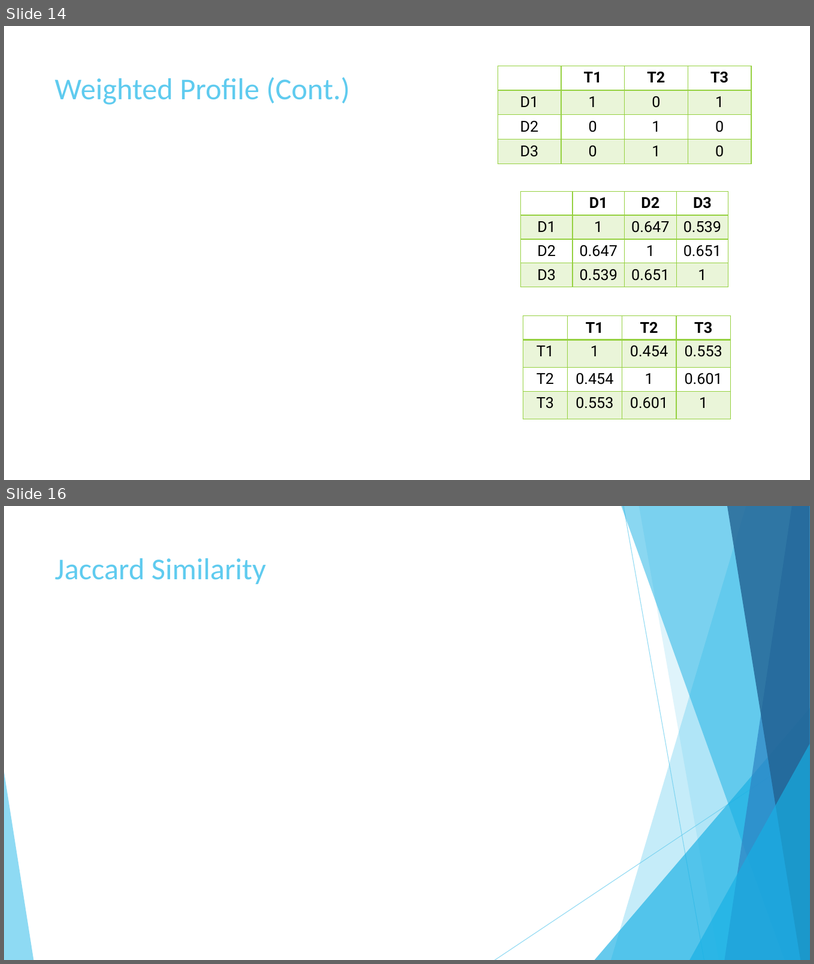
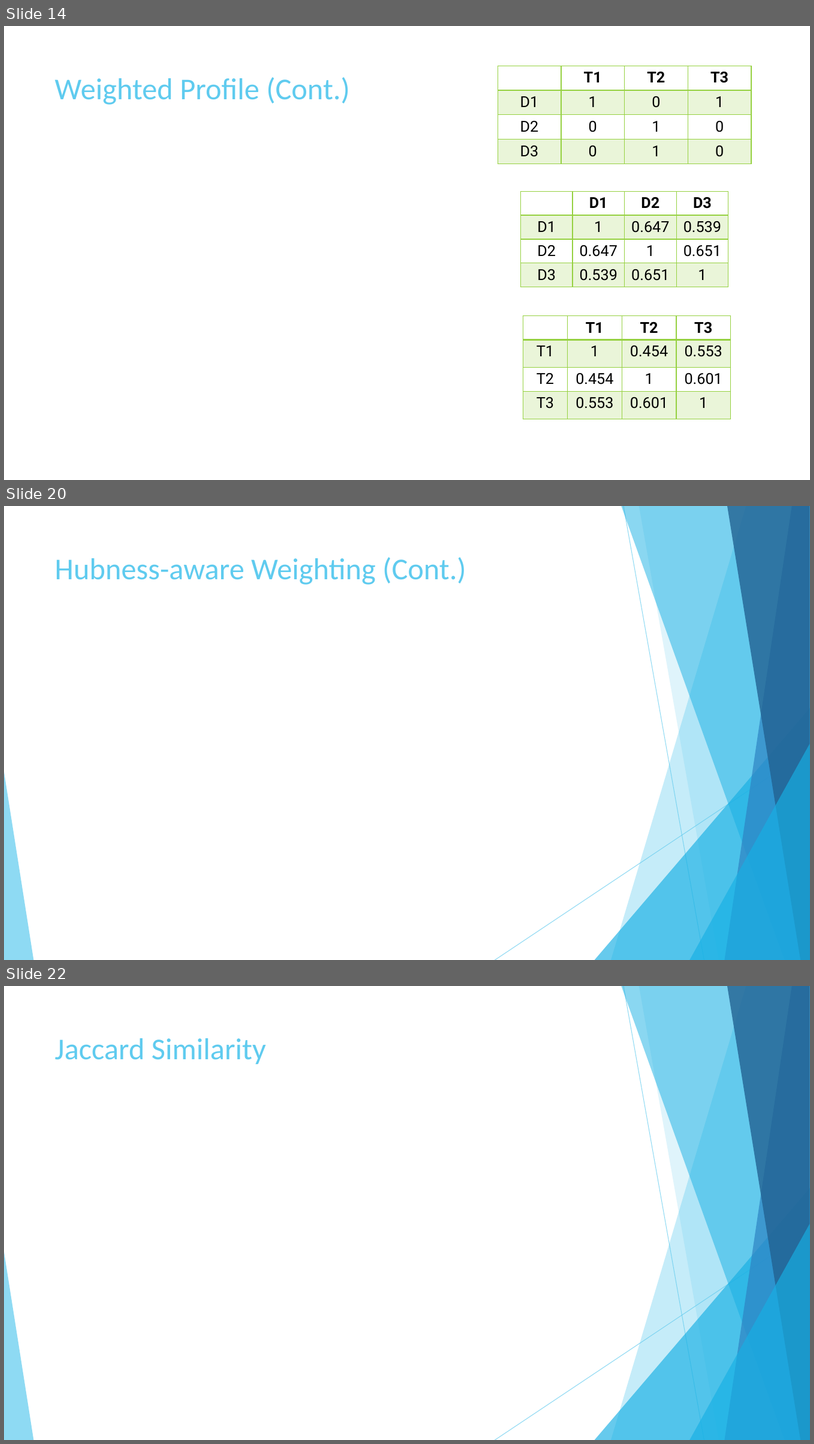
Before and after one commit to AbdullahAlZoabi/Drug-Target-Interaction-Prediction, a slide deck: Drug-Target Interaction Prediction.pptx. Shown one above the other, each under a label of ours: slides 14 and 16 before the commit, slides 14, 20 and 22 after it; the slides between them are not shown. The pictures are 814x964 and 814x1444 pixels, drawn with LibreOffice and Linux fonts; fonts in the diff are those of the drawing; grey boxes stand for pictures. Boxes give left, top, right and bottom in pixels: in the first picture for what was removed or moved away, otherwise in the second. Text is boxed around its words. In the diff, an @@ line names an element or a change of style, - is before the commit and + after.

```diff
--- a/Drug-Target Interaction Prediction.pptx
+++ b/Drug-Target Interaction Prediction.pptx
@@ slide 20 added at <box>4,506,810,960</box>, background #FFFFFF; not listed: 10 template elements that a slide beside it also shows @@
@@ title added at <box>55,557,467,585</box>, 36 pt, text #5FCBEF @@
+Hubness-aware Weighting (Cont.)
@@ what was slide 16 is now slide 22 @@
```
Also in this commit, not shown: 3 slides changed, 5 other slides added, 1 other file.
